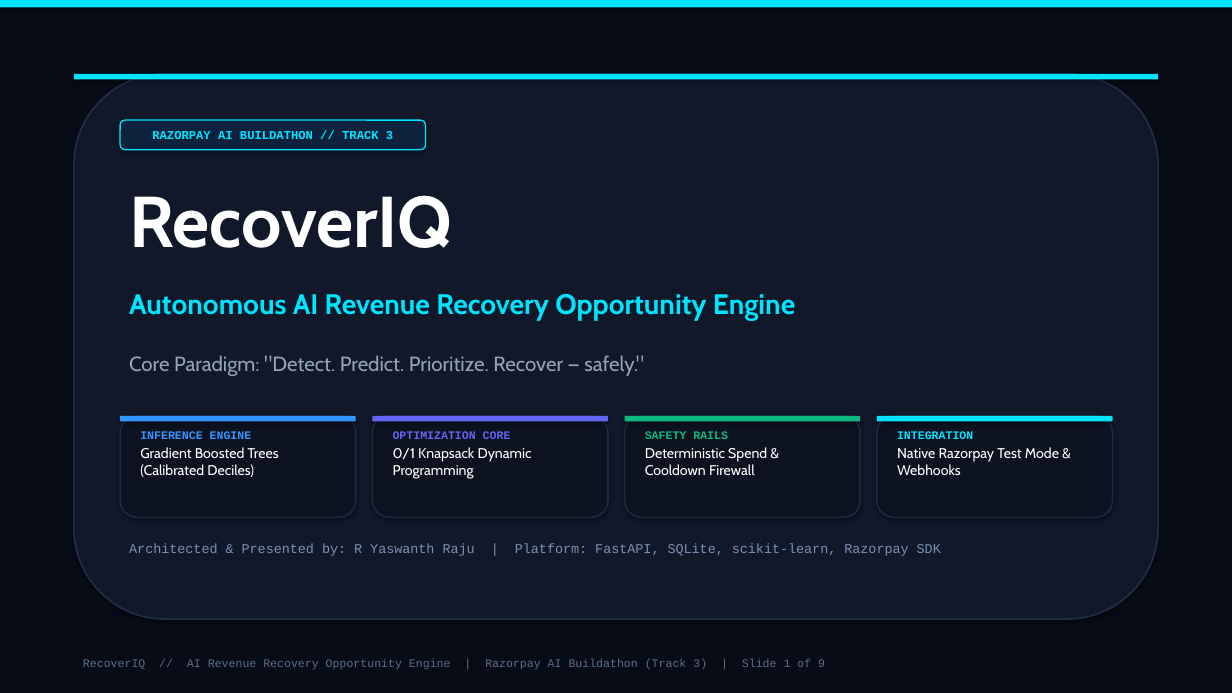
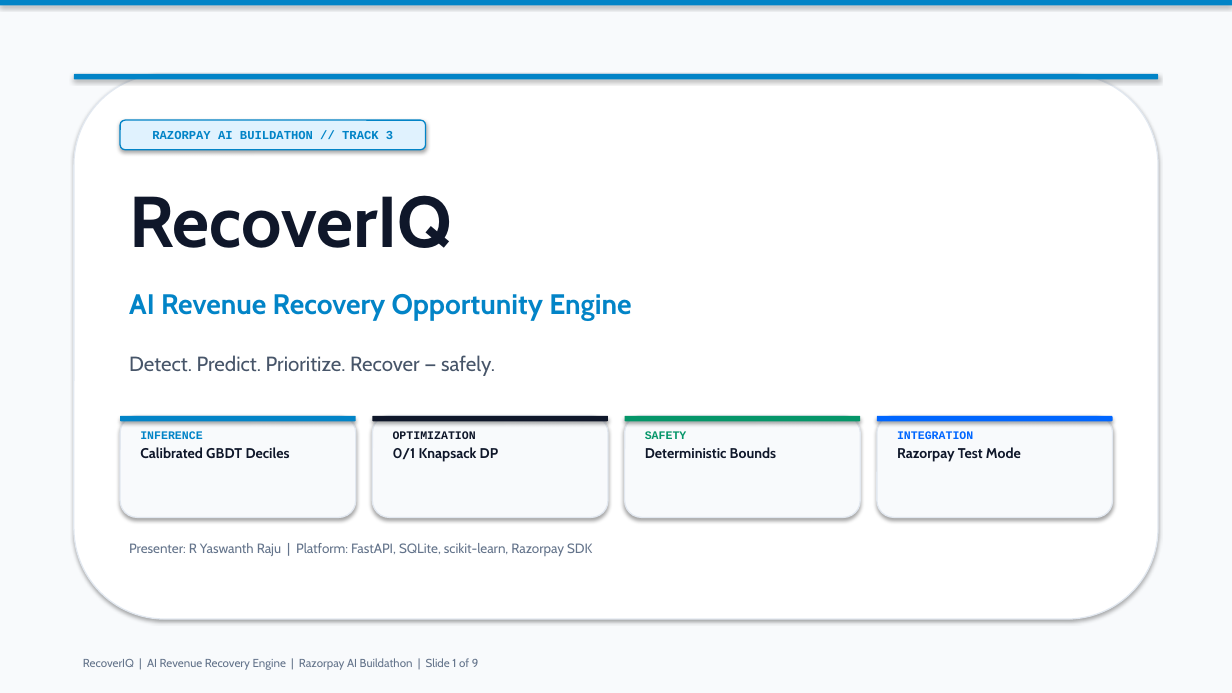
Before and after one commit to Yaswanthraju-Rallabandi/RecoverIQ-Intelligent-Revenue-Recovery-Platform, a slide deck: slide 1 of RecoverIQ_Razorpay_AI_Buildathon.pptx. Drawn at 1232x693 pixels with LibreOffice and Linux fonts; fonts in the diff are those of the drawing. Boxes give left, top, right and bottom in pixels: in the first picture for what was removed or moved away, otherwise in the second. Text is boxed around its words. In the diff, an @@ line names an element or a change of style, - is before the commit and + after.

Commit message:
style: convert presentation deck to professional corporate light theme

```diff
--- a/RecoverIQ_Razorpay_AI_Buildathon.pptx
+++ b/RecoverIQ_Razorpay_AI_Buildathon.pptx
@@ rectangle at (x1=0, y1=0, x2=1232, y2=693): fill #080C16 to #F8FAFC @@
@@ rectangle at (x1=0, y1=0, x2=1232, y2=6): fill #00E5FF to #0284C7 @@
@@ rounded rectangle at (x1=74, y1=74, x2=1158, y2=619): fill #10182A to #FFFFFF; outline #21304D 1.2 pt to #E2E8F0 1 pt @@
@@ rounded rectangle at (x1=74, y1=74, x2=1158, y2=79): fill #00E5FF to #0284C7 @@
@@ rounded rectangle "RAZORPAY AI BUILDATHON // TRACK ..." at (x1=120, y1=120, x2=426, y2=150): text colour #00E5FF to #0284C7; fill #0E223D to #E0F2FE; outline #00E5FF 1 pt to #0284C7 1 pt @@
@@ text "RecoverIQ" at (x1=129, y1=195, x2=452, y2=248): text colour #FFFFFF to #0F172A @@
@@ text at (x1=129, y1=294, x2=631, y2=320): text changed; text colour #00E5FF to #0284C7 @@
-Autonomous AI Revenue Recovery Opportunity Engine
+AI Revenue Recovery Opportunity Engine
@@ text at (x1=129, y1=355, x2=495, y2=376): text changed; text colour #94A3B8 to #475569 @@
-Core Paradigm: "Detect. Predict. Prioritize. Recover — safely."
+Detect. Predict. Prioritize. Recover — safely.
@@ fill #0C1220 to #F8FAFC; outline #1C2A44 1.2 pt to #E2E8F0 1 pt in 4 elements at (x1=372, y1=416, x2=608, y2=518), (x1=625, y1=416, x2=860, y2=518), (x1=877, y1=416, x2=1113, y2=518), (x1=120, y1=416, x2=356, y2=518) @@
@@ rounded rectangle at (x1=120, y1=416, x2=356, y2=421): fill #3395FF to #0284C7 @@
@@ rounded rectangle at (x1=372, y1=416, x2=608, y2=421): fill #6366F1 to #0F172A @@
@@ rounded rectangle at (x1=625, y1=416, x2=860, y2=421): fill #10B981 to #059669 @@
@@ rounded rectangle at (x1=877, y1=416, x2=1113, y2=421): fill #00E5FF to #0066FF @@
@@ text at (x1=140, y1=431, x2=290, y2=458): text changed; text colour #FFFFFF to #0F172A; bold on @@
-INFERENCE ENGINE
-Gradient Boosted Trees (Calibrated Deciles)
+INFERENCE
+Calibrated GBDT Deciles
@@ text at (x1=393, y1=431, x2=499, y2=462): text changed; text colour #FFFFFF to #0F172A; bold on @@
-OPTIMIZATION CORE
-0/1 Knapsack Dynamic Programming
+OPTIMIZATION
+0/1 Knapsack DP
@@ text at (x1=645, y1=431, x2=776, y2=458): text changed; text colour #FFFFFF to #0F172A; bold on @@
-SAFETY RAILS
-Deterministic Spend & Cooldown Firewall
+SAFETY
+Deterministic Bounds
@@ text at (x1=897, y1=447, x2=1021, y2=462): text changed; text colour #FFFFFF to #0F172A; bold on @@
-Native Razorpay Test Mode & Webhooks
+Razorpay Test Mode
@@ text at (x1=897, y1=431, x2=973, y2=439): text colour #00E5FF to #0066FF in "INTEGRATION" @@
@@ text at (x1=129, y1=543, x2=592, y2=556): text changed; font Courier New to Cabin; text colour #7891B4 to #64748B @@
-Architected & Presented by: R Yaswanth Raju | Platform: FastAPI, SQLite, scikit-learn, Razorpay SDK
+Presenter: R Yaswanth Raju | Platform: FastAPI, SQLite, scikit-learn, Razorpay SDK
@@ text at (x1=83, y1=658, x2=479, y2=670): text changed; font Courier New to Cabin; text colour #5A6E8C to #64748B @@
-RecoverIQ // AI Revenue Recovery Opportunity Engine | Razorpay AI Buildathon (Track 3) | Slide 1 of 9
+RecoverIQ | AI Revenue Recovery Engine | Razorpay AI Buildathon | Slide 1 of 9
```
Also in this commit, not shown: 8 other slides changed, 1 other file.
